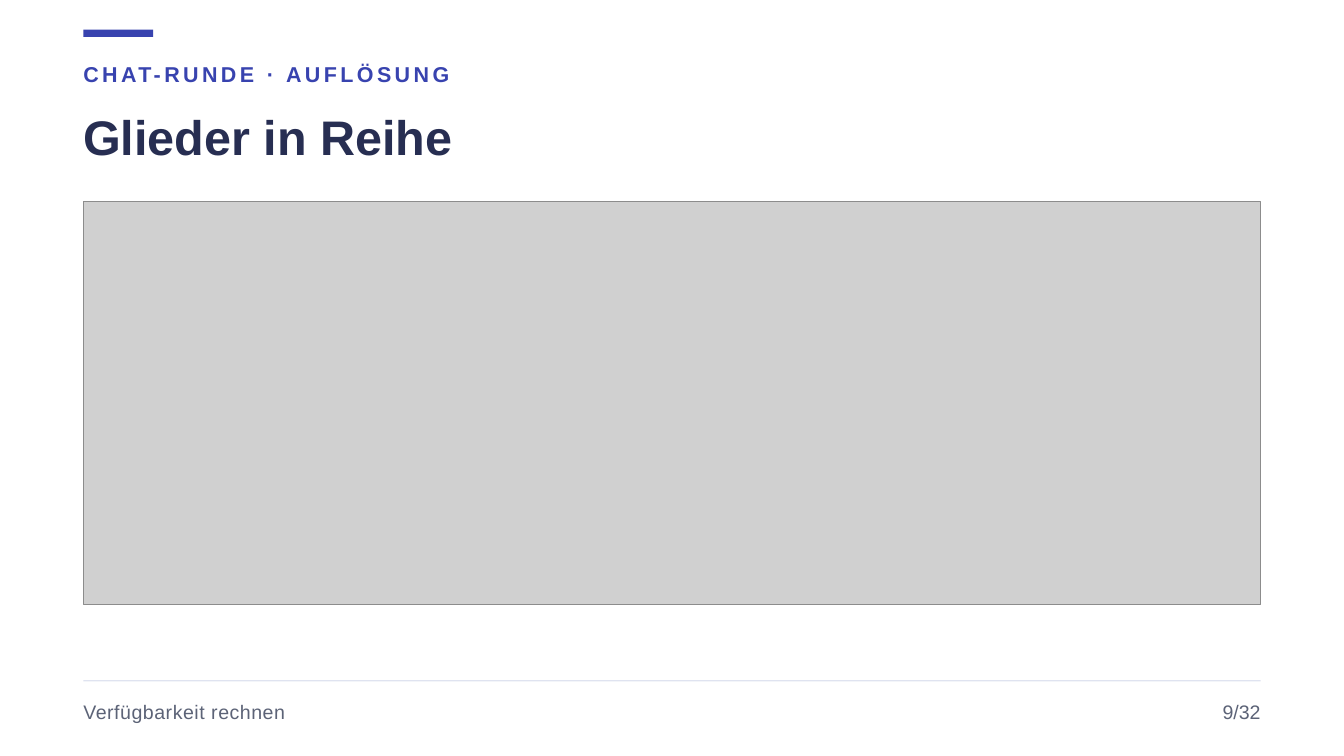
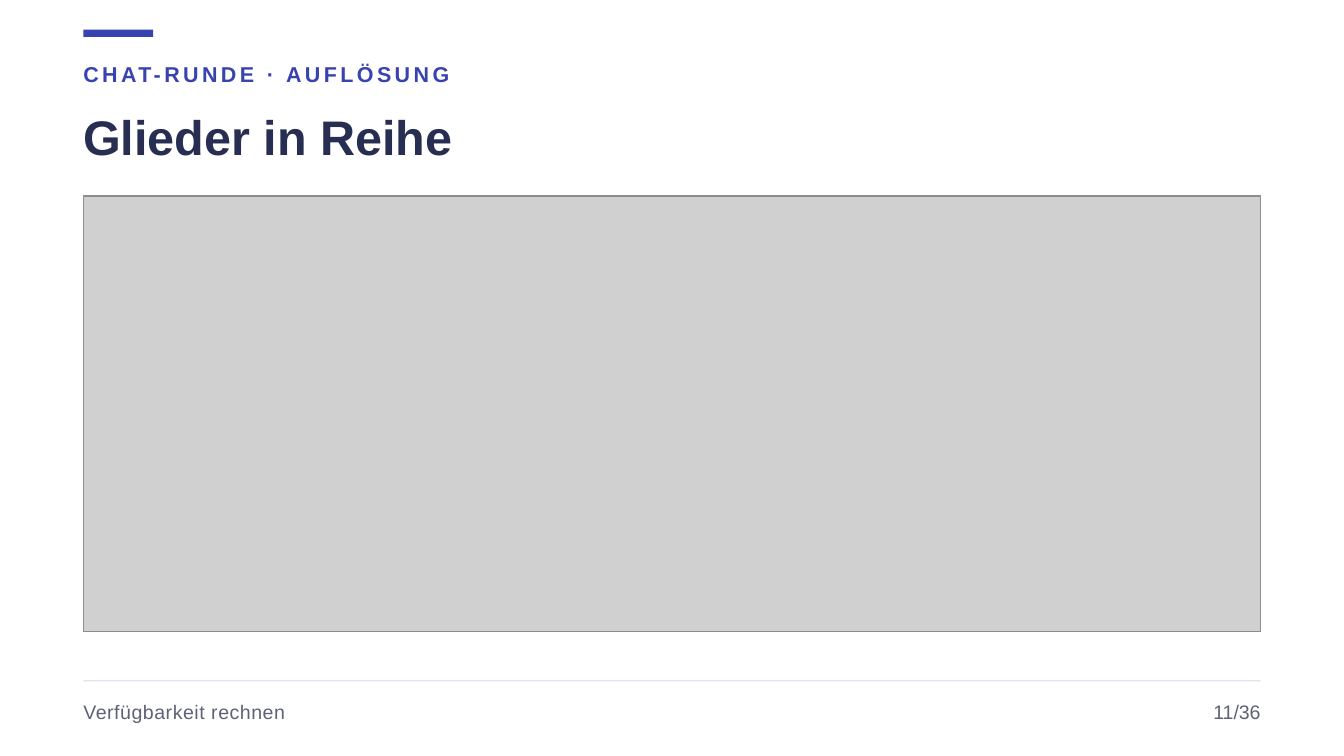
Before and after one commit to JacobMenge/kurs-unterlagen, a slide deck: slide 14 of folien/22-verfuegbarkeit.pptx (slide 12 before the commit). Drawn at 1344x756 pixels with LibreOffice and Linux fonts; fonts in the diff are those of the drawing; grey boxes stand for pictures. Boxes give left, top, right and bottom in pixels: in the first picture for what was removed or moved away, otherwise in the second. Text is boxed around its words. In the diff, an @@ line names an element or a change of style, - is before the commit and + after.

```diff
--- a/folien/22-verfuegbarkeit.pptx
+++ b/folien/22-verfuegbarkeit.pptx
@@ picture: place and size @@
-picture at (83,202,1261,605)
+picture at (83,196,1261,632)
@@ text at (1213,705,1260,719): text changed @@
-9/32
+11/36
```
Also in this commit, not shown: 33 other slides changed, 6 slides added, 2 slides removed, 13 other files.
